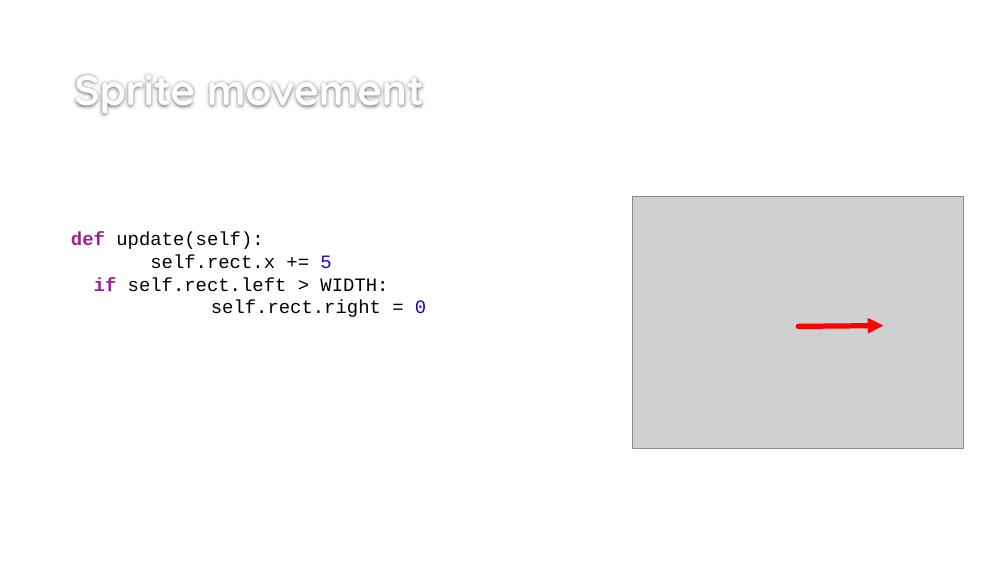
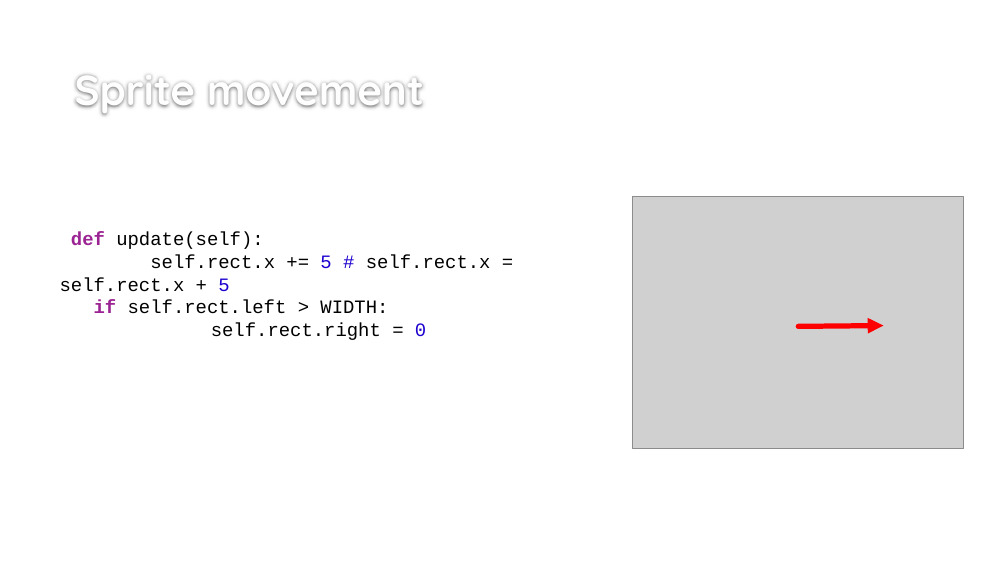
Before and after one commit to bigbrainacademy/python4kids, a slide deck: slide 9 of lec08/lec08_pygame.pptx. Drawn at 1008x567 pixels with LibreOffice and Linux fonts; fonts in the diff are those of the drawing; grey boxes stand for pictures; background and template pictures are left out. Boxes give left, top, right and bottom in pixels: in the first picture for what was removed or moved away, otherwise in the second. Text is boxed around its words. In the diff, an @@ line names an element or a change of style, - is before the commit and + after.

```diff
--- a/lec08/lec08_pygame.pptx
+++ b/lec08/lec08_pygame.pptx
@@ text at (60,255,491,292): text changed @@
-self.rect.x += 5
+self.rect.x += 5 # self.rect.x = self.rect.x + 5
```
Also in this commit, not shown: 1 other slide changed, 14 other files.
